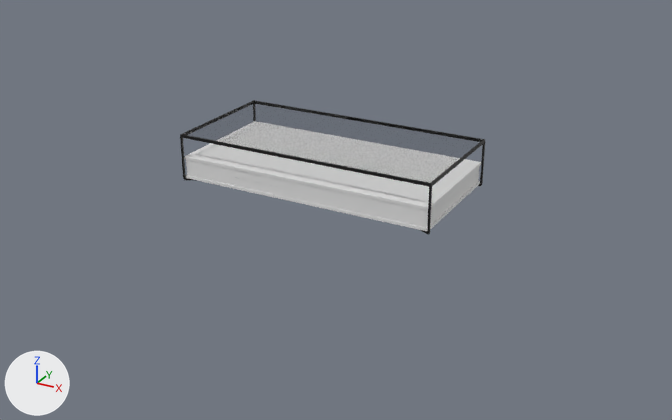
Before and after pictures for a commit that changed the FBX model Assets/3DModels/Table/Complex/mesa.fbx.
Rendered twice from a camera (50 mm lens) standing at (1.387, -2.389, 1.184) and looking at (0.07, 0.006, -0.013). The lights are fixed; the arrows at lower left show +X, +Y and +Z. Where no turn or scale is listed for an object, it has been applied to the vertices.

Script lines for the objects in view, before the commit:
```python
ob_box001 = bpy.data.objects.new('Box001', me_mesh_011)
ob_box001.parent = ob_group001
ob_box001.location = (0.0, 0.0, -0.0253)
ob_box002 = bpy.data.objects.new('Box002', me_mesh_010)
ob_box002.location = (0.038, 0.036, 0.135)
ob_box003 = bpy.data.objects.new('Box003', me_mesh_012)
ob_box003.parent = ob_group001
ob_box003.location = (0.0, 0.0, 0.0253)
ob_box003.rotation_euler = (0.0, 3.142, 0.0)  # degrees (0, 180, 0)
ob_box006 = bpy.data.objects.new('Box006', me_mesh_005)
ob_box006.parent = ob_group002
ob_box006.location = (0.0, 0.0, 10.98)
ob_box006.rotation_euler = (0.0, 3.142, 0.0)  # degrees (0, 180, 0)
ob_box006.scale = (1.01, 1.01, 0.247)
ob_box007 = bpy.data.objects.new('Box007', me_mesh)
ob_box007.parent = ob_group002
ob_box007.location = (-42.82, -20.75, 10.06)
ob_box007.rotation_euler = (-3.142, 0.0, 0.0)  # degrees (-180, 0, 0)
ob_box007.scale = (1.0, 1.0, 0.694)
ob_box009 = bpy.data.objects.new('Box009', me_mesh_002)
ob_box009.parent = ob_group002
ob_box009.location = (42.82, -20.75, 10.06)
ob_box009.rotation_euler = (-3.142, 0.0, 0.0)  # degrees (-180, 0, 0)
ob_box009.scale = (1.0, 1.0, 0.701)
ob_box010 = bpy.data.objects.new('Box010', me_mesh_003)
ob_box010.parent = ob_group002
ob_box010.location = (42.82, 20.75, 10.06)
ob_box010.rotation_euler = (-3.142, 0.0, 0.0)  # degrees (-180, 0, 0)
ob_box010.scale = (1.0, 1.0, 0.703)
ob_box012 = bpy.data.objects.new('Box012', me_mesh_008)
ob_box012.parent = ob_group002
ob_box012.location = (0.0, 0.0, 10.05)
ob_box012.scale = (1.01, 1.01, 0.247)
ob_box013 = bpy.data.objects.new('Box013', me_mesh_006)
ob_box013.parent = ob_group002
ob_box013.location = (42.82, 20.76, -4.209)
ob_box013.rotation_euler = (2.69, 1.571, 0.0)  # degrees (154, 90, 0)
# also in view: 'Box004' at (0.038, 0.036, 0.075)
```
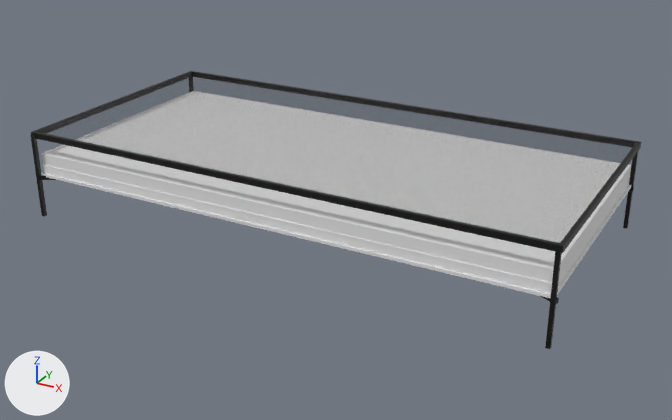
What changed in the scene script:
```text
Change ob_box006:
    ob_box006.scale: (1.01, 1.01, 0.247) -> (2.02, 2.02, 0.495)
Change ob_box004:
    ob_box004.scale: (1.01, 1.01, 0.247) -> (2.03, 2.06, 0.247)
Change ob_box003:
    ob_box003.scale: (1.0, 1.0, 1.0) -> (2.01, 2.02, 1.0)
Change ob_box014:
    ob_box014.location: (42.91, -20.78, -4.209) -> (85.95, -41.66, -4.209)
    ob_box014.scale: (1.0, 1.0, 1.0) -> (2.0, 2.0, 2.0)
Change ob_box001:
    ob_box001.scale: (1.0, 1.0, 1.0) -> (2.01, 2.0, 1.0)
Change ob_box010:
    ob_box010.location: (42.82, 20.75, 10.06) -> (85.13, 41.09, 10.06)
    ob_box010.scale: (1.0, 1.0, 0.703) -> (2.0, 2.0, 1.39)
Change ob_box013:
    ob_box013.location: (42.82, 20.76, -4.209) -> (85.87, 40.72, -4.209)
    ob_box013.scale: (1.0, 1.0, 1.0) -> (2.0, 2.0, 2.0)
Change ob_box009:
    ob_box009.location: (42.82, -20.75, 10.06) -> (84.95, -41.08, 10.06)
    ob_box009.scale: (1.0, 1.0, 0.701) -> (2.0, 2.0, 1.39)
Change ob_box012:
    ob_box012.scale: (1.01, 1.01, 0.247) -> (2.04, 2.03, 0.247)
Change ob_box007:
    ob_box007.location: (-42.82, -20.75, 10.06) -> (-85.31, -42.0, 10.06)
    ob_box007.scale: (1.0, 1.0, 0.694) -> (2.0, 2.0, 1.39)
```

Changed parts and their boxes [x1, y1, x2, y2] in the pictures (672 x 420 px):
'Box012', rescaled (101% wider, 107% taller)
    before: [184, 101, 482, 183]
    after: [37, 72, 637, 243]
'Box001', rescaled (100% wider, 83% taller)
    before: [186, 144, 480, 219]
    after: [42, 145, 631, 283]
'Box003', rescaled (101% wider, 111% taller)
    before: [187, 167, 479, 228]
    after: [42, 164, 630, 294]
'Box006', rescaled (100% wider, 108% taller)
    before: [180, 100, 485, 187]
    after: [31, 71, 641, 253]
'Box004', rescaled (100% wider, 123% taller)
    before: [186, 175, 480, 231]
    after: [41, 172, 631, 298]
'Box009', moved, rescaled
    before: [427, 187, 432, 233]
    after: [545, 252, 562, 349]
'Box007', moved, rescaled
    before: [180, 137, 186, 179]
    after: [31, 135, 47, 217]
'Box010', moved, rescaled
    before: [480, 143, 485, 185]
    after: [623, 152, 638, 228]
'Box013', moved, rescaled (101% wider, 89% taller)
    before: [184, 178, 481, 186]
    after: [37, 175, 634, 191]
'Box014', moved, rescaled
    before: [418, 229, 430, 234]
    after: [540, 296, 559, 304]
